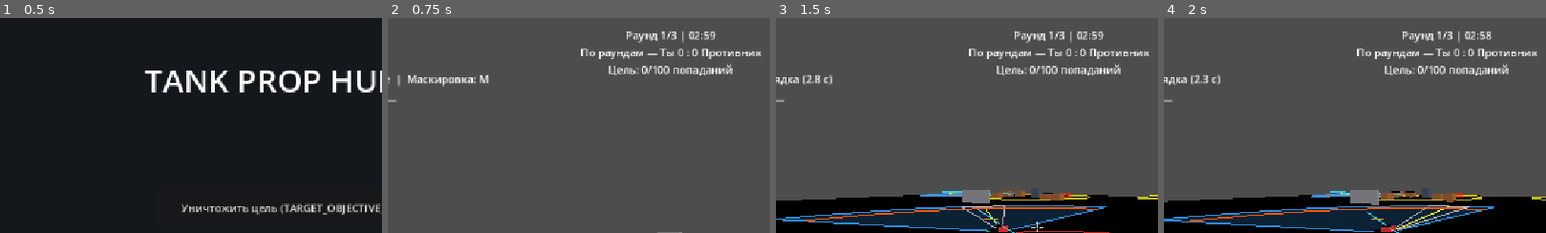
Above: before the commit, frames 1-4 (left to right).
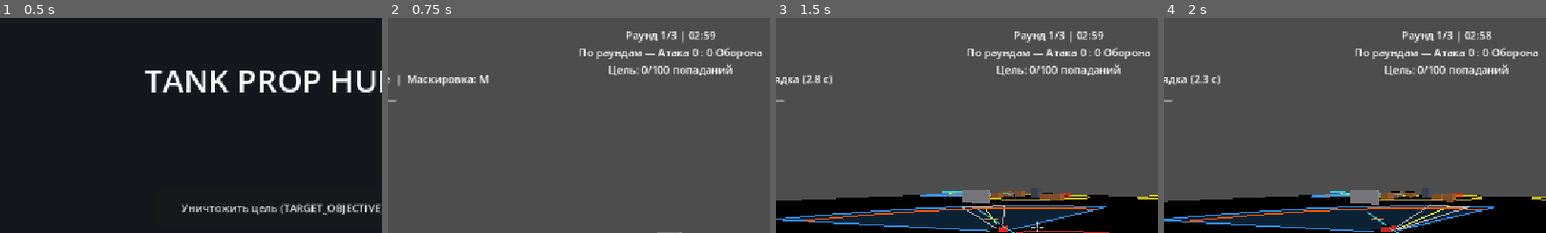
Above: after the commit, the same moments.

Repository: Imadakara/Tanks-Props
Game: Godot game, scene res://scenes/main_menu/MainMenu.tscn
The game is run twice, just before and just after one commit, with the same random seed, the same clock (stepped at 60 frames per second) and the same inputs.
Inputs (mouse positions are % of the whole screen's width and height, from its top left):
- Up to frame 1 (0.5 s): no input
- Up to frame 2 (0.75 s): click "Уничтожить цель (TARGET_OBJEC…" at 0.5 s
- Up to frame 3 (1.5 s): tap Enter at 1.25 s; move the mouse to (55, 50) at 1.27 s; press the mouse at (55, 50) at 1.28 s; hold W (move_forward) from 1.28 s (still down)
- Up to frame 4 (2 s): keep holding W (move_forward)
The pictures show only the part of the screen within x 13-63%, y 0-50%; the shares and areas given below are measured in that part.

Frame 1 is identical in both runs. In frame 2, 1.0% of the frame differs, in the area x 50-98%, y 14-20%; in frame 3, 1.0%; in frame 4, 1.0%.

Commit message:
2 of 3 match win fix

Diff:
--- a/autoload/match_state.gd
+++ b/autoload/match_state.gd
@@ -12,12 +12,17 @@
 ## - current_round_num — номер ИДУЩЕГО раунда (1..total_rounds). Инкрементируется РОВНО при старте
 ##   следующего раунда (hud._on_restart_pressed → advance_round), НЕ при завершении текущего —
 ##   иначе экран результата уже показывал бы номер следующего.
-## - Счёт серии (series_wins_*) НАКАПЛИВАЕТСЯ через reload_current_scene() — сбрасывается только
-##   из главного меню (main_menu.gd) и по кнопке «Новый матч» после конца серии (hud.gd).
-##   "Твоя команда" — устойчивая сущность: series_wins_you всегда про команду человека.
-## - Матч — best-of-3: заканчивается, как только одна команда взяла БОЛЬШИНСТВО (2 раунда), см.
-##   series_complete()/rounds_to_win(). Победа 2:0 после второго раунда — матч сразу окончен,
-##   третий (решающий) играется только при 1:1. Обе игровые режима идут через один series_complete().
+## - Счёт серии — ПО СТОРОНЕ (series_wins_attack / series_wins_defense), не по «команде игрока».
+##   В TARGET_OBJECTIVE игрок между раундами меняет сторону (hud._has_side_swap), поэтому
+##   «команда игрока» — НЕ устойчивая величина; устойчивы именно стороны: атакующий и
+##   защищающийся отряды ботов фиксированы (ростер), плавает только игрок. В TEAM_ARENA смены
+##   сторон нет — "attack" там всегда команда 0 (Красные), "defense" — команда 1 (Синие).
+##   НАКАПЛИВАЕТСЯ через reload_current_scene(), сбрасывается из меню (main_menu.gd) и по кнопке
+##   «Новый матч» (hud.gd).
+## - Матч — best-of-3: заканчивается, как только ОДНА сторона взяла БОЛЬШИНСТВО (2 раунда), см.
+##   series_complete()/rounds_to_win(). Раунд 1 за атакой + раунд 2 за защитой → 1:1, играется
+##   решающий третий. 2:0 после второго — матч сразу окончен. Оба режима — через один
+##   series_complete().
 
 enum Mode { TARGET_OBJECTIVE, TEAM_ARENA }
 
@@ -26,14 +31,14 @@
 
 var total_rounds: int = 3
 var current_round_num: int = 1
-var series_wins_you: int = 0
-var series_wins_enemy: int = 0
+var series_wins_attack: int = 0
+var series_wins_defense: int = 0
 
 func reset_series() -> void:
 	current_round_num = 1
 	player_team = 0
-	series_wins_you = 0
-	series_wins_enemy = 0
+	series_wins_attack = 0
+	series_wins_defense = 0
 
 ## Переход к следующему раунду — вызывается ИМЕННО при старте нового раунда (не при конце текущего).
 func advance_round() -> void:
@@ -41,7 +46,7 @@
 
 ## Сколько раундов серии уже отыграно = сумма побед обеих сторон (каждый раунд даёт ровно одну).
 func rounds_played() -> int:
-	return series_wins_you + series_wins_enemy
+	return series_wins_attack + series_wins_defense
 
 func current_round() -> int:
 	return current_round_num
@@ -50,26 +55,24 @@
 func rounds_to_win() -> int:
 	return total_rounds / 2 + 1
 
-## Матч окончен, как только ОДНА команда набрала большинство раундов. Для best-of-3: победа
-## 2:0 (после второго раунда) заканчивает матч сразу — третий, решающий, играется ТОЛЬКО при
-## счёте 1:1. (rounds_played() >= total_rounds отдельно не нужен: после трёх раундов у кого-то
-## уже минимум 2 победы.)
+## Матч окончен, как только ОДНА сторона набрала большинство раундов. Для best-of-3: 2:0 после
+## второго раунда — матч сразу окончен; третий (решающий) — только при 1:1.
 func series_complete() -> bool:
-	return series_wins_you >= rounds_to_win() or series_wins_enemy >= rounds_to_win()
+	return series_wins_attack >= rounds_to_win() or series_wins_defense >= rounds_to_win()
 
-## winner_side — "attack" | "defense", как эмитит MatchManager.round_ended. player_team = сторона
-## игрока в ЭТОМ раунде (инвертируется рестартом уже ПОСЛЕ вызова), поэтому здесь она ещё
-## актуальна для только что закончившегося раунда.
+## winner_side — "attack" | "defense", как эмитит MatchManager.round_ended. Кредитуем СТОРОНУ
+## напрямую — какая сторона взяла раунд, той и очко серии. НЕ через player_team: он между
+## раундами инвертируется (смена сторон), и «сторона игрока выиграла» ≠ «команда игрока выиграла».
 func record_round_result(winner_side: String) -> void:
-	var player_is_attack: bool = player_team == 0
-	if (winner_side == "attack") == player_is_attack:
-		series_wins_you += 1
+	if winner_side == "attack":
+		series_wins_attack += 1
 	else:
-		series_wins_enemy += 1
+		series_wins_defense += 1
 
+## "attack" | "defense" | "tie" — какая сторона выиграла матч (больше выигранных раундов).
 func series_winner() -> String:
-	if series_wins_you > series_wins_enemy:
-		return "you"
-	if series_wins_enemy > series_wins_you:
-		return "enemy"
+	if series_wins_attack > series_wins_defense:
+		return "attack"
+	if series_wins_defense > series_wins_attack:
+		return "defense"
 	return "tie"
--- a/scenes/hud/hud.gd
+++ b/scenes/hud/hud.gd
@@ -171,15 +171,13 @@
 	else:
 		_team_label.text = "Команда: Атака" if MatchState.player_team == 0 else "Команда: Оборона"
 
-## Серия по цвету команды: [красные, синие]. Красные = команда 0, Синие = команда 1. В TEAM_ARENA
-## смены сторон нет (см. _has_side_swap), поэтому MatchState.player_team стабилен весь матч и
-## маппинг series_wins_you/enemy на цвета не «плавает» между раундами.
+## Серия по цвету команды: [красные, синие]. Серия хранится по стороне (attack/defense), а в
+## TEAM_ARENA смены сторон нет: attack = команда 0 = Красные, defense = команда 1 = Синие.
 func _series_by_color() -> Array:
-	if MatchState.player_team == 0:
-		return [MatchState.series_wins_you, MatchState.series_wins_enemy]
-	return [MatchState.series_wins_enemy, MatchState.series_wins_you]
-
-## Строка 2 (верх-центр): общий счёт. TARGET_OBJECTIVE — только серия раундов («Ты/Противник»);
+	return [MatchState.series_wins_attack, MatchState.series_wins_defense]
+
+## Строка 2 (верх-центр): общий счёт. TARGET_OBJECTIVE — серия раундов по стороне
+## («Атака : Оборона» — игрок меняет сторону между раундами, «Ты» не имеет смысла);
 ## TEAM_ARENA — убийства команд-цветов в текущем раунде И через разделитель серия раундов, всё
 ## по цветам (Красные = команда 0 = attack_kills, Синие = команда 1 = defense_kills).
 func _update_match_score_line() -> void:
@@ -191,8 +189,8 @@
 		_score_label.text = "Убийства  Красные %d : %d Синие      Раунды  %d : %d" % \
 			[red_kills, blue_kills, s[0], s[1]]
 	else:
-		_score_label.text = "По раундам — Ты %d : %d Противник" % \
-			[MatchState.series_wins_you, MatchState.series_wins_enemy]
+		_score_label.text = "По раундам — Атака %d : %d Оборона" % \
+			[MatchState.series_wins_attack, MatchState.series_wins_defense]
 
 ## Группа "objective_health" — та же, что map_scene.gd регистрирует и TankAIController читает
 ## (см. tank_ai_controller.gd._find_objective()) — не по имени узла, работает для любой карты без
@@ -241,7 +239,8 @@
 	_restart_button.visible = true
 	Input.mouse_mode = Input.MOUSE_MODE_VISIBLE  # иначе кнопку нечем кликнуть — мышь захвачена CameraRig
 
-## Итог серии. TARGET_OBJECTIVE — с точки зрения игрока; TEAM_ARENA — по цвету команды-победителя.
+## Итог серии — по стороне-победителю. TEAM_ARENA — по цвету; TARGET_OBJECTIVE — по атака/оборона
+## (игрок мог помогать обеим сторонам за матч, «выиграл/проиграл» от лица игрока не однозначно).
 func _series_verdict() -> String:
 	if MatchState.match_mode == MatchState.Mode.TEAM_ARENA:
 		var s := _series_by_color()  # [красные, синие]
@@ -254,9 +253,10 @@
 			res = "Матч: ничья"
 		return "%s   (серия Красные %d : %d Синие)" % [res, s[0], s[1]]
 	var verdict: String = {
-		"you": "Матч выигран!", "enemy": "Матч проигран", "tie": "Матч: ничья",
+		"attack": "Матч за атакой", "defense": "Матч за обороной", "tie": "Матч: ничья",
 	}[MatchState.series_winner()]
-	return "%s   (серия %d : %d)" % [verdict, MatchState.series_wins_you, MatchState.series_wins_enemy]
+	return "%s   (серия Атака %d : %d Оборона)" % \
+		[verdict, MatchState.series_wins_attack, MatchState.series_wins_defense]
 
 ## TARGET_OBJECTIVE — «Победа атакующих/обороняющихся» (сторона и есть команда).
 ## TEAM_ARENA — «Красные/Синие победили» + счёт убийств раунда, никаких атака/оборона.
Not shown, changed: CLAUDE.md
